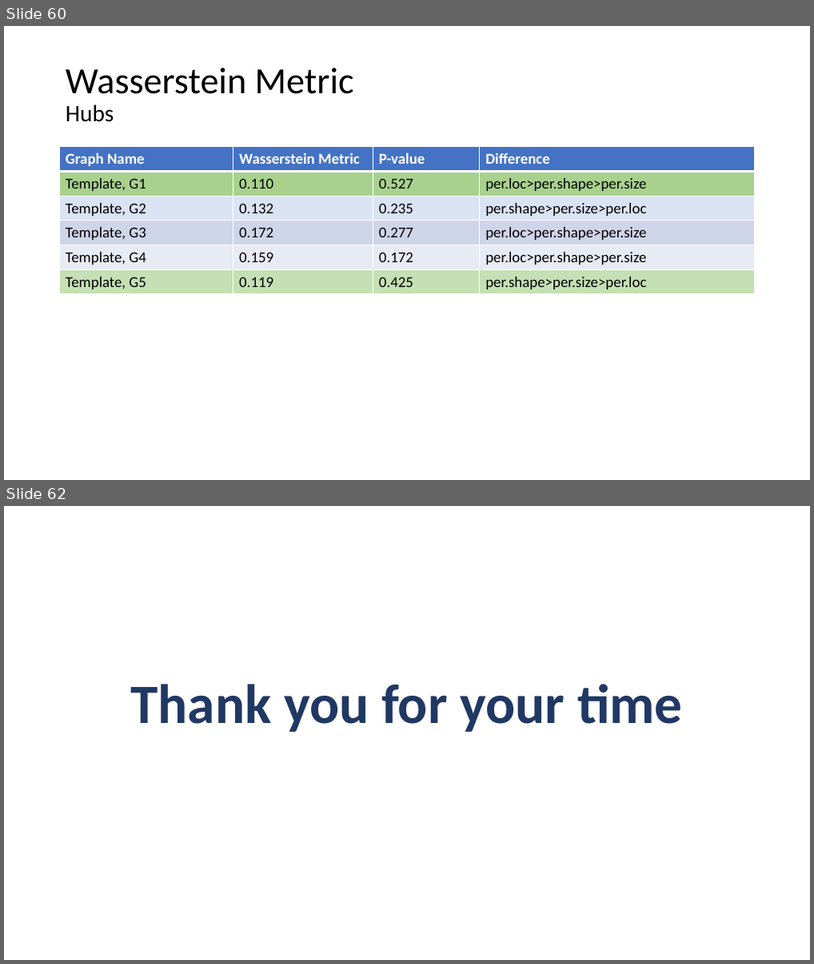
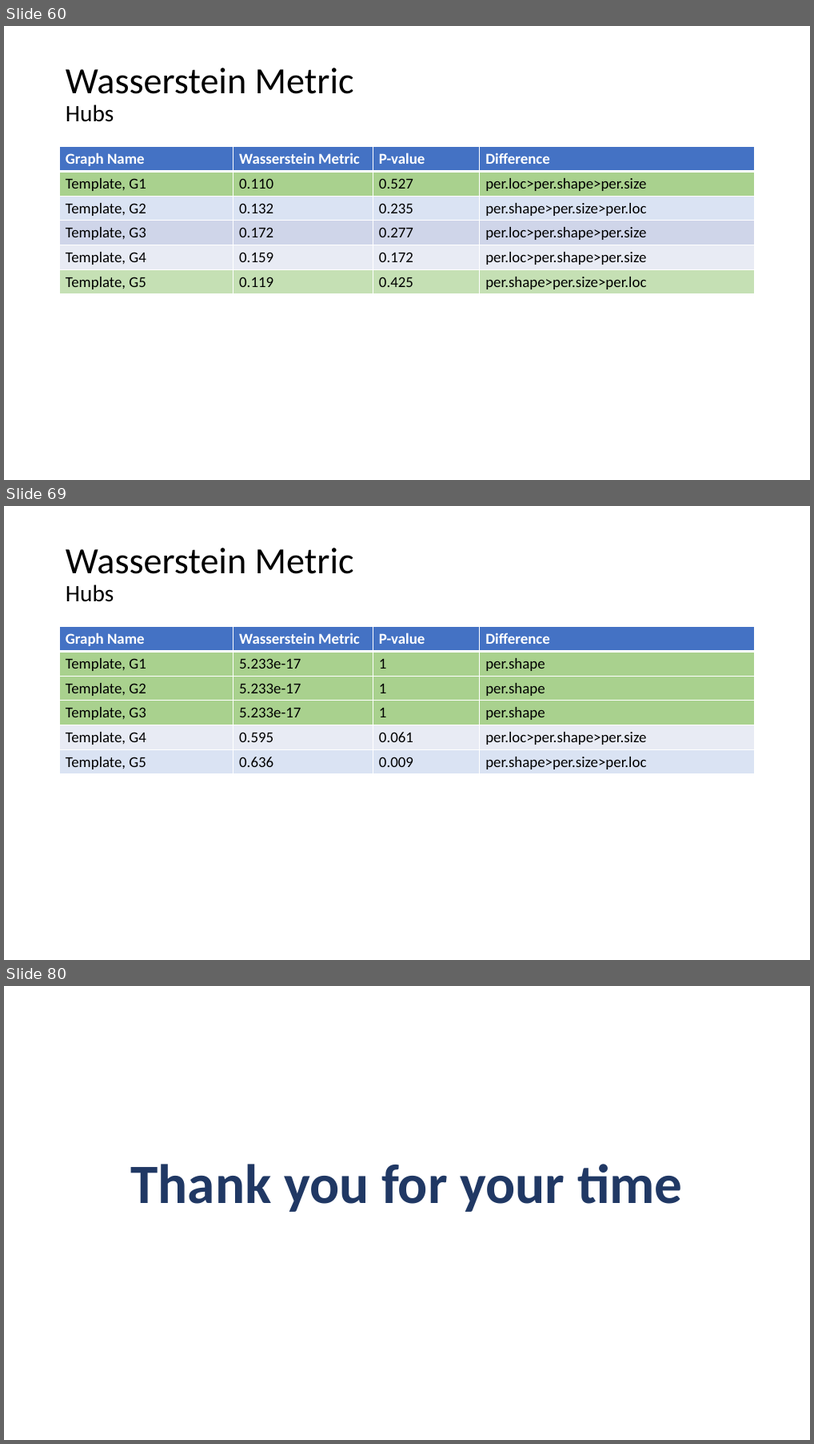
Before and after one commit to AtrayeeNeog/Visualization_2019-20, a slide deck: Documentation/Presentation/Project_Presentation_v2.pptx. Shown one above the other, each under a label of ours: slides 60 and 62 before the commit, slides 60, 69 and 80 after it; the slides between them are not shown. The pictures are 814x964 and 814x1444 pixels, drawn with LibreOffice and Linux fonts; fonts in the diff are those of the drawing. Boxes give left, top, right and bottom in pixels: in the first picture for what was removed or moved away, otherwise in the second. Text is boxed around its words. In the diff, an @@ line names an element or a change of style, - is before the commit and + after.

```diff
--- a/Documentation/Presentation/Project_Presentation_v2.pptx
+++ b/Documentation/Presentation/Project_Presentation_v2.pptx
@@ slide 69 added at [4, 506, 810, 960], background #FFFFFF @@
@@ title added at [66, 548, 354, 602], 44 pt, text #000000 @@
+Wasserstein Metric
+Hubs
@@ table added at [60, 627, 755, 774], 6 rows, 4 columns @@
+Graph Name | Wasserstein Metric | P-value | Difference
+Template, G1 | 5.233e-17 | 1 | per.shape
+Template, G2 | 5.233e-17 | 1 | per.shape
+Template, G3 | 5.233e-17 | 1 | per.shape
+Template, G4 | 0.595 | 0.061 | per.loc>per.shape>per.size
+Template, G5 | 0.636 | 0.009 | per.shape>per.size>per.loc
@@ what was slide 62 is now slide 80 @@
```
Also in this commit, not shown: 1 slide changed, 17 other slides added, 2 other files.
